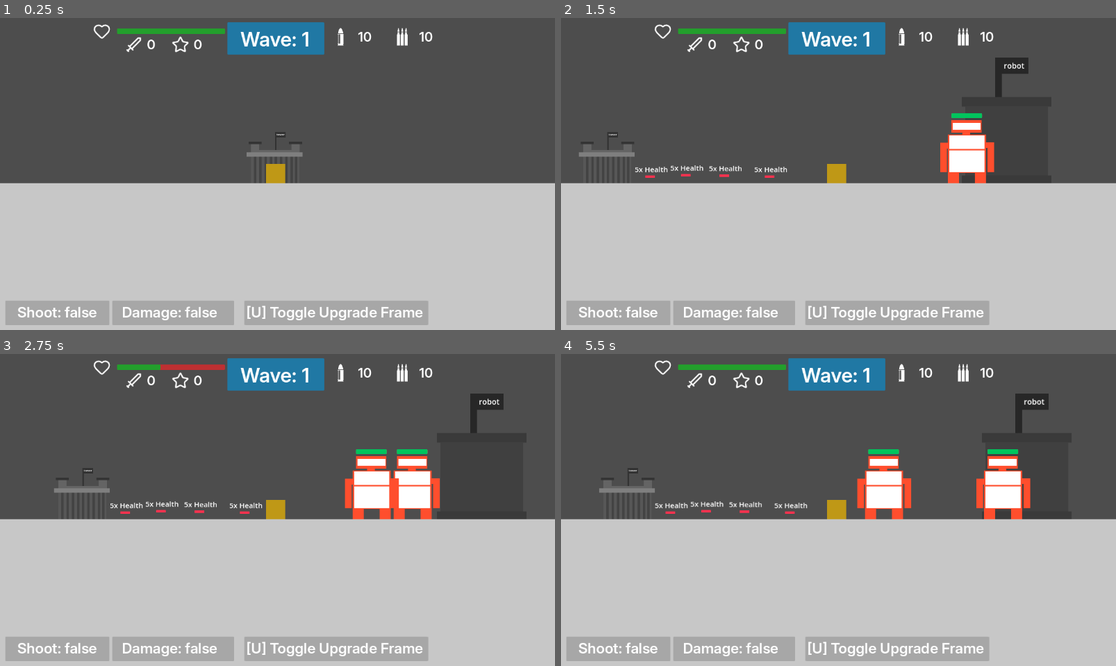
Above: before the commit, frames 1-4 (two rows, left to right).
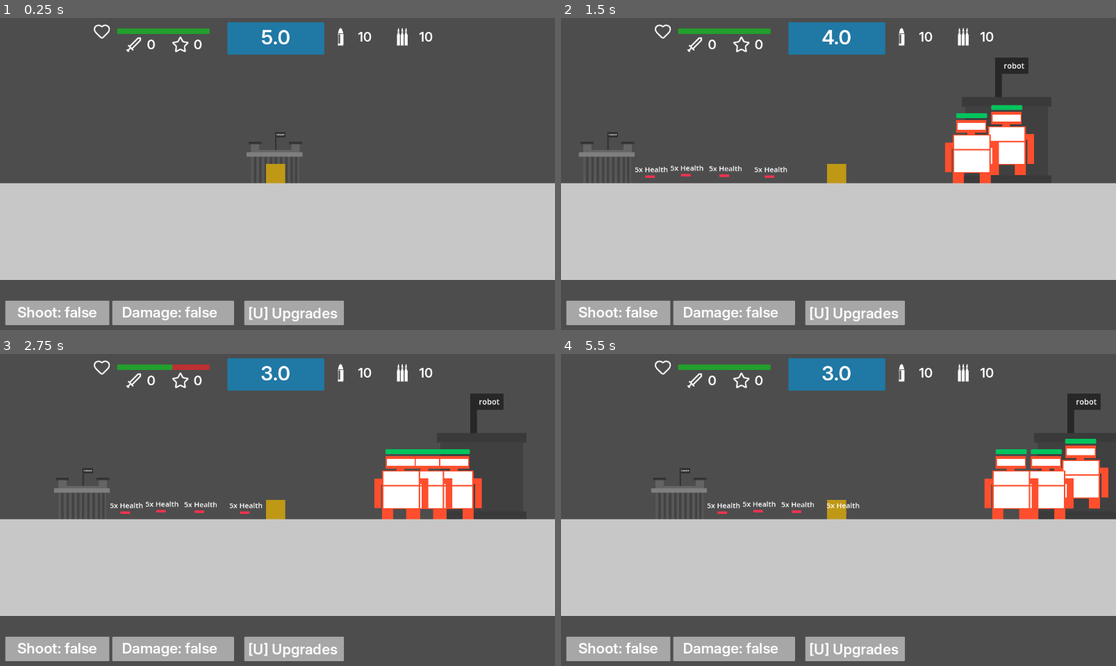
Above: after the commit, the same moments.

Repository: matt-2-dev/demo
Game: Godot game, scene res://scenes/level0.tscn
Two runs of this game, one before a commit and one after it. Both use one fixed random seed, a clock stepped at 60 frames per second and the inputs below.
Inputs (mouse positions are in pixels of both pictures, inside the frame that each line leads up to):
- Up to frame 1 (0.25 s): no input
- Up to frame 2 (1.5 s): tap Enter (ui_accept) at 0.5, 0.77 s; move the mouse to (960, 158) at 0.52 s; hold Right (ui_right) from 0.53 s (still down); move the mouse to (727, 189) at 1.27 s
- Up to frame 3 (2.75 s): tap Enter (ui_accept) at 1.52 s; move the mouse to (333, 441) at 2.02 s; release Right (ui_right) at 2.03 s; hold Left (ui_left) from 2.03 s (still down)
- Up to frame 4 (5.5 s): move the mouse to (810, 572) at 2.77 s; release Left (ui_left) at 2.78 s; hold Right (ui_right) 2.78-4.28 s; tap Enter (ui_accept) at 3.02, 3.77, 4.52 s; move the mouse to (1005, 556) at 3.52 s; move the mouse to (672, 463) at 4.27 s; hold Left (ui_left) 4.28-5.03 s; move the mouse to (866, 510) at 5.02 s; hold Right (ui_right) from 5.03 s (still down)

The runs differ from the first frame. In frame 1, 12% of the frame differs, in the area x 0-100%, y 3-100%; in frame 2, 14%; in frame 3, 16%; in frame 4, 19%.
Error after the commit: Cannot call method 'get_node' on a null value. (res://scripts/gamemanager.gd:39)

Commit message:
sprint 6 (final)

Diff:
--- a/scenes/level0.tscn
+++ b/scenes/level0.tscn
@@ -15,20 +15,12 @@
 [ext_resource type="Texture2D" uid="uid://derusnnqkxsuy" path="res://icons/ui/ammo-icon.png" id="13_pnrra"]
 [ext_resource type="Texture2D" uid="uid://yguy5bgwd44m" path="res://icons/ui/reserve-ammo-icon.png" id="14_yoi1k"]
 [ext_resource type="Texture2D" uid="uid://bf8qboepdyn8v" path="res://icons/ui/upgrade_holder.png" id="15_pnrra"]
-[ext_resource type="Script" uid="uid://ddag7ggl3krly" path="res://scripts/upgrade.gd" id="15_yoi1k"]
+[ext_resource type="Script" uid="uid://ddag7ggl3krly" path="res://scripts/upgrade_manager.gd" id="15_yoi1k"]
 [ext_resource type="Texture2D" uid="uid://cb6w4q3tbeh" path="res://icons/ui/star-plus.png" id="17_5xwn4"]
-[ext_resource type="Script" uid="uid://56padt77tmj5" path="res://scripts/upgrade_manager.gd" id="18_3i82n"]
-
-[sub_resource type="RectangleShape2D" id="RectangleShape2D_evtob"]
-size = Vector2(5288, 2279)
 
 [sub_resource type="LabelSettings" id="LabelSettings_6q6d4"]
 font = ExtResource("5_tcqsn")
 font_size = 30
-
-[sub_resource type="LabelSettings" id="LabelSettings_l3elg"]
-font = ExtResource("5_tcqsn")
-font_size = 41
 
 [sub_resource type="StyleBoxFlat" id="StyleBoxFlat_wetln"]
 bg_color = Color(0.74509805, 0.1882353, 0.19607843, 1)
@@ -51,6 +43,10 @@
 [sub_resource type="LabelSettings" id="LabelSettings_3i82n"]
 font = ExtResource("5_tcqsn")
 font_size = 27
+
+[sub_resource type="LabelSettings" id="LabelSettings_l3elg"]
+font = ExtResource("5_tcqsn")
+font_size = 41
 
 [sub_resource type="LabelSettings" id="LabelSettings_pnrra"]
 font = ExtResource("5_tcqsn")
@@ -73,9 +69,21 @@
 corner_radius_bottom_left = 2
 corner_detail = 2
 
+[sub_resource type="StyleBoxFlat" id="StyleBoxFlat_l1g8i"]
+bg_color = Color(0.47843137, 0.03529412, 0.047058824, 1)
+
+[sub_resource type="StyleBoxFlat" id="StyleBoxFlat_8qpon"]
+bg_color = Color(0.6784314, 0.07058824, 0.08627451, 1)
+
 [sub_resource type="LabelSettings" id="LabelSettings_r2ue6"]
 font_size = 20
 
+[sub_resource type="StyleBoxFlat" id="StyleBoxFlat_3mf5k"]
+bg_color = Color(0.4776305, 0.03555615, 0.047213025, 1)
+
+[sub_resource type="StyleBoxFlat" id="StyleBoxFlat_r2ue6"]
+bg_color = Color(0.6784314, 0.07058824, 0.08627451, 1)
+
 [sub_resource type="StyleBoxFlat" id="StyleBoxFlat_3i82n"]
 bg_color = Color(0.9019608, 0.1254902, 0.13725491, 1)
 
@@ -84,7 +92,13 @@
 font_size = 22
 shadow_size = 0
 
-[node name="Node2D" type="Node2D" unique_id=1893233345 node_paths=PackedStringArray("health_bar", "kill_label", "points_label", "mag_label", "reserve_ammo_label", "debug_shoot_label", "debug_damage_label", "upgrade_ui", "shoot_cooldown_button", "shoot_cooldown_label", "player")]
+[sub_resource type="RectangleShape2D" id="RectangleShape2D_5xwn4"]
+size = Vector2(7642.25, 2578)
+
+[sub_resource type="RectangleShape2D" id="RectangleShape2D_3i82n"]
+size = Vector2(7633, 2586)
+
+[node name="Node2D" type="Node2D" unique_id=1893233345 node_paths=PackedStringArray("health_bar", "kill_label", "points_label", "mag_label", "reserve_ammo_label", "debug_shoot_label", "debug_damage_label", "upgrade_ui", "shoot_cooldown_button", "shoot_cooldown_label", "player_spawn")]
 script = ExtResource("1_gklfi")
 health_bar = NodePath("GameUI/health-bar")
 kill_label = NodePath("GameUI/kills-label")
@@ -96,14 +110,7 @@
 upgrade_ui = NodePath("UpgradeUI")
 shoot_cooldown_button = NodePath("UpgradeUI/upgrade-shoot-cooldown-button")
 shoot_cooldown_label = NodePath("UpgradeUI/shoot-cooldown-stat")
-player = NodePath("CharacterBody2D")
-
-[node name="StaticBody2D" type="StaticBody2D" parent="." unique_id=1622978021]
-collision_layer = 2
-
-[node name="CollisionShape2D" type="CollisionShape2D" parent="StaticBody2D" unique_id=2103379237]
-position = Vector2(617, 1633.5)
-shape = SubResource("RectangleShape2D_evtob")
+player_spawn = NodePath("PlayerSpawn")
 
 [node name="CharacterBody2D" parent="." unique_id=987319902 instance=ExtResource("1_4exd7")]
 top_level = true
@@ -112,6 +119,7 @@
 
 [node name="Camera2D" type="Camera2D" parent="CharacterBody2D" unique_id=66485005]
 position = Vector2(4, 0)
+ignore_rotation = false
 
 [node name="Node2D5" parent="." unique_id=345531923 instance=ExtResource("2_ic6my")]
 position = Vector2(318, 494)
@@ -120,7 +128,7 @@
 offset_left = -2012.0
 offset_top = 494.0
 offset_right = 3279.0
-offset_bottom = 2803.0
+offset_bottom = 695.0
 color = Color(0.781407, 0.781407, 0.78140694, 1)
 
 [node name="DebugUI" type="CanvasLayer" parent="." unique_id=1653886899]
@@ -166,6 +174,7 @@
 spawn_points = [NodePath("../LootPoints/Point1"), NodePath("../LootPoints/Point2"), NodePath("../LootPoints/Point3"), NodePath("../LootPoints/Point4")]
 
 [node name="LootPoints" type="Node2D" parent="." unique_id=1523347074]
+visible = false
 
 [node name="Point1" type="Marker2D" parent="LootPoints" unique_id=24834021]
 position = Vector2(405, 473)
@@ -185,26 +194,17 @@
 
 [node name="GameUI" type="CanvasLayer" parent="." unique_id=604225772]
 
-[node name="wave-label-holder" type="TextureRect" parent="GameUI" unique_id=869718345]
+[node name="time-label-holder" type="TextureRect" parent="GameUI" unique_id=869718345]
 offset_left = 472.0
 offset_top = 9.0
 offset_right = 673.0
 offset_bottom = 76.0
 texture = ExtResource("8_tcqsn")
 
-[node name="Label" type="Label" parent="GameUI/wave-label-holder" unique_id=133157022]
-layout_mode = 0
-offset_left = 27.0
-offset_top = 10.0
-offset_right = 180.0
-offset_bottom = 60.0
-text = "Wave: 1"
-label_settings = SubResource("LabelSettings_l3elg")
-
 [node name="health-bar" type="ProgressBar" parent="GameUI" unique_id=718607118]
 offset_left = 243.0
 offset_top = 22.0
-offset_right = 467.0
+offset_right = 435.0
 offset_bottom = 33.0
 theme_override_styles/background = SubResource("StyleBoxFlat_wetln")
 theme_override_styles/fill = SubResource("StyleBoxFlat_ooohs")
@@ -282,28 +282,34 @@
 text = "10"
 label_settings = SubResource("LabelSettings_3i82n")
 
-[node name="TextureRect" type="TextureRect" parent="GameUI" unique_id=1740417410]
+[node name="upgrade-label-holder" type="TextureRect" parent="GameUI" unique_id=1740417410]
 offset_left = 507.0
 offset_top = 587.0
-offset_right = 889.0
+offset_right = 714.0
 offset_bottom = 638.0
 texture = ExtResource("5_wrnl3")
 
 [node name="damage-label2" type="Label" parent="GameUI" unique_id=886814961]
-offset_left = 511.0
-offset_top = 592.0
-offset_right = 716.0
-offset_bottom = 634.0
-text = "[U] Toggle Upgrade Frame"
+offset_left = 515.0
+offset_top = 594.0
+offset_right = 714.0
+offset_bottom = 636.0
+text = "[U] Upgrades"
 label_settings = SubResource("LabelSettings_6q6d4")
 
-[node name="UpgradeUI" type="CanvasLayer" parent="." unique_id=1804754877 node_paths=PackedStringArray("shoot_cooldown_upgrade", "point_per_kill_upgrade", "point_per_kill_stat", "shoot_cooldown_stat")]
+[node name="timer-label" type="Label" parent="GameUI" unique_id=133157022]
+offset_left = 513.0
+offset_top = 15.0
+offset_right = 631.0
+offset_bottom = 65.0
+text = "1:00"
+label_settings = SubResource("LabelSettings_l3elg")
+horizontal_alignment = 1
+vertical_alignment = 1
+
+[node name="UpgradeUI" type="CanvasLayer" parent="." unique_id=1804754877]
 visible = false
 script = ExtResource("15_yoi1k")
-shoot_cooldown_upgrade = NodePath("upgrade-shoot-cooldown-button")
-point_per_kill_upgrade = NodePath("upgrade-point-per-kill-button")
-point_per_kill_stat = NodePath("point-per-kill-stat")
-shoot_cooldown_stat = NodePath("shoot-cooldown-stat")
 
 [node name="frame-holder" type="TextureRect" parent="UpgradeUI" unique_id=1492905774]
 offset_left = 299.0
@@ -378,6 +384,8 @@
 offset_right = 521.0
 offset_bottom = 429.0
 theme_override_styles/normal = SubResource("StyleBoxFlat_5xwn4")
+theme_override_styles/pressed = SubResource("StyleBoxFlat_l1g8i")
+theme_override_styles/hover = SubResource("StyleBoxFlat_8qpon")
 
 [node name="shoot-cooldown-text2" type="Label" parent="UpgradeUI" unique_id=1629261241]
 offset_left = 335.0
@@ -393,6 +401,8 @@
 offset_right = 792.0
 offset_bottom = 430.0
 theme_override_styles/normal = SubResource("StyleBoxFlat_5xwn4")
+theme_override_styles/pressed = SubResource("StyleBoxFlat_3mf5k")
+theme_override_styles/hover = SubResource("StyleBoxFlat_r2ue6")
 
 [node name="shoot-cooldown-text4" type="Label" parent="UpgradeUI" unique_id=1179401314]
 offset_left = 606.0
@@ -417,9 +427,27 @@
 text = "[ESC] Exit"
 label_settings = SubResource("LabelSettings_l1g8i")
 
-[node name="UpgradeManager" type="Node2D" parent="." unique_id=1616191906]
-script = ExtResource("18_3i82n")
+[node name="GameTimer" type="Timer" parent="." unique_id=1562646710]
+wait_time = 5.0
+
+[node name="PlayerSpawn" type="Marker2D" parent="." unique_id=1356912008]
+position = Vector2(315, 455)
+
+[node name="StaticBody2D" type="StaticBody2D" parent="." unique_id=820828298]
+collision_layer = 3
+
+[node name="CollisionShape2D" type="CollisionShape2D" parent="StaticBody2D" unique_id=325762468]
+position = Vector2(318, 1783)
+shape = SubResource("RectangleShape2D_5xwn4")
+
+[node name="Area2D" type="Area2D" parent="." unique_id=126961748]
+
+[node name="CollisionShape2D" type="CollisionShape2D" parent="Area2D" unique_id=160171759]
+position = Vector2(313.5, 1786)
+shape = SubResource("RectangleShape2D_3i82n")
 
 [connection signal="pressed" from="UpgradeUI/upgrade-shoot-cooldown-button" to="UpgradeUI" method="_upgrade_shoot_cooldown"]
 [connection signal="pressed" from="UpgradeUI/upgrade-point-per-kill-button" to="UpgradeUI" method="_upgrade_point_per_kill"]
 [connection signal="pressed" from="UpgradeUI/upgrade-close" to="UpgradeUI" method="_exit"]
+[connection signal="timeout" from="GameTimer" to="." method="_game_time_over"]
+[connection signal="area_entered" from="Area2D" to="." method="_bullet_floor_touch"]
--- a/scenes/player.tscn
+++ b/scenes/player.tscn
@@ -39,7 +39,7 @@
 shape = SubResource("RectangleShape2D_g2els")
 
 [node name="DamageCooldown" type="Timer" parent="." unique_id=794294063]
-wait_time = 0.6
+wait_time = 0.4
 
 [node name="ShootCooldown" type="Timer" parent="." unique_id=1416932100]
 wait_time = 0.25
--- a/scenes/robot.tscn
+++ b/scenes/robot.tscn
@@ -1,7 +1,6 @@
 [gd_scene format=3 uid="uid://rh72uciyx4b8"]
 
 [ext_resource type="Script" uid="uid://d10ukrvhumdbg" path="res://scripts/robot.gd" id="1_br0rw"]
-[ext_resource type="PackedScene" uid="uid://dlbbmsoqyym3j" path="res://scenes/lootdrop.tscn" id="2_ykvnc"]
 
 [sub_resource type="RectangleShape2D" id="RectangleShape2D_ykvnc"]
 size = Vector2(124, 135)
@@ -30,7 +29,6 @@
 collision_mask = 2
 script = ExtResource("1_br0rw")
 health_bar = NodePath("Control/ProgressBar")
-loot_scene = ExtResource("2_ykvnc")
 
 [node name="ColorRect" type="ColorRect" parent="." unique_id=2092103073]
 offset_left = -39.0
--- a/scenes/robot_spawner.tscn
+++ b/scenes/robot_spawner.tscn
@@ -10,6 +10,7 @@
 robot = ExtResource("2_6v6yy")
 
 [node name="Timer" type="Timer" parent="." unique_id=808558959]
+wait_time = 0.7
 autostart = true
 
 [node name="Floor3" type="ColorRect" parent="." unique_id=998335602]
--- a/scripts/gamemanager.gd
+++ b/scripts/gamemanager.gd
@@ -17,12 +17,13 @@
 @export var damage: bool
 @export var shoot: bool
 # Export Variables for CharacterBody2D
-@export var player: CharacterBody2D
+var player
+var player_scene = load("res://scenes/player.tscn")
+@export var player_spawn: Marker2D
 # Functions
-func _process(delta: float) -> void:
-	# this will be used for the winning scene with a timer being added at the top hopefully godot doesnt annoy me with it
-	pass
 func _ready():
+	player = get_tree().get_root().get_node("CharacterBody2D")
+	get_tree().current_scene.get_node("GameTimer").start()
 	#export variables
 	GameManager.health_bar = $"GameUI/health-bar"
 	GameManager.points_label = $"GameUI/points-label"
@@ -34,7 +35,25 @@
 	GameManager.shoot_cooldown_button = $"UpgradeUI/upgrade-shoot-cooldown-button"
 	GameManager.shoot_cooldown_label = $"UpgradeUI/shoot-cooldown-stat"
 	GameManager.player = $CharacterBody2D
-# // Points
+func _process(delta: float) -> void:
+	get_tree().current_scene.get_node("GameUI").get_node("timer-label").text = str(ceil(get_tree().current_scene.get_node("GameTimer").time_left))
+	pass
+
+# // Player Respawn
+func respawn_player():
+	var old_player = get_node_or_null("CharacterBody2D")
+	if old_player:
+		old_player.queue_free()
+	var new_player = player_scene.instantiate()
+	var new_camera = Camera2D.new()
+	new_camera.zoom = Vector2(1,1)
+	new_camera.position = Vector2(4,0)
+	new_camera.enabled = true
+	new_player.add_child(new_camera)
+	new_player.position = player_spawn.position
+	new_player.name = "CharacterBody2D"
+	GameManager.player = new_player
+	add_child(new_player)
 func give_point(amount) -> void:
 	#normal
 	player.points += amount
@@ -96,3 +115,12 @@
 			"item": item,
 			"amount": amount
 		}
+
+func _game_time_over() -> void:
+	GameManager.give_point(20)
+	respawn_player()
+
+
+func _bullet_floor_touch(area: Area2D) -> void:
+	if area.is_in_group("bullet"):
+		area.queue_free()
--- a/scripts/lootdrop.gd
+++ b/scripts/lootdrop.gd
@@ -2,7 +2,6 @@
 
 @export var loot_type: String = "Ammo"
 @export var amount: int = 1
-@export var player: CharacterBody2D
 var loot_spawner
 var gm
 var debugUI
@@ -12,11 +11,13 @@
 	gm = get_tree().get_root().get_node("Node2D")
 	debugUI = get_tree().get_root().get_node("Node2D/DebugUI")
 	gameUI = get_tree().get_root().get_node("Node2D/GameUI")
-	player = get_tree().get_first_node_in_group("player")
 	loot_spawner = get_tree().get_root().get_node("Node2D/LootSpawner")
 
 func _lootdrop_enter(area: Area2D) -> void:
 	if area.is_in_group("player"):
+		var player = get_tree().get_first_node_in_group("player")
+		if not is_instance_valid(player):
+			return
 		var loot_text = $"loot-label-holder/loot-text"
 		var loot = gm.get_loot(loot_text)
 		if loot.item == "Health":
--- a/scripts/player.gd
+++ b/scripts/player.gd
@@ -59,7 +59,7 @@
 			reload()
 	# UPGRADE UI
 	if Input.is_action_just_pressed("ui_upgrade"):
-		GameManager.upgrade_ui.visible = !GameManager.upgrade_ui.visible
+		GameManager.upgrade_ui.visible = true
 func reload():
 	var mag_limit = 10
 	var needed = mag_limit - ammo
--- a/scripts/robot.gd
+++ b/scripts/robot.gd
@@ -1,32 +1,33 @@
 extends CharacterBody2D
 
-@export var max_speed := 250.0
+@export var max_speed := 105.0
 @export var acceleration := 800.0
 @export var gravity := 1200.0
 @export var health_bar: ProgressBar
-@export var loot_scene: PackedScene
 var health = 3
-var player
 var gm
 var gameUI
 
 func _ready():
-	player = get_tree().get_first_node_in_group("player")
-	gm = GameManager
 	gameUI = get_tree().get_root().get_node("Node2D/GameUI")
 	add_to_group("enemy")
 	health_bar.value = 3
 func drop_ammo():
-	gm.give_ammo(floor(randi_range(3, 4)))
+	GameManager.give_ammo(5)
 func drop_points():
-	gm.give_point(1)
+	GameManager.give_point(1)
 func _physics_process(delta):
-	if player == null:
+	var player = get_tree().get_first_node_in_group("player")
+	if not is_instance_valid(player):
 		return
 	if not is_on_floor():
 		velocity.y += gravity * delta
 	var direction = (player.global_position - global_position).normalized()
-	velocity.x = move_toward(velocity.x, direction.x * max_speed, acceleration * delta)
+	velocity.x = move_toward(
+		velocity.x,
+		direction.x * max_speed,
+		acceleration * delta
+	)
 	move_and_slide()
 func _bullet_hit(area: Area2D) -> void:
 	if area.is_in_group("bullet"):
--- a/scripts/tower.gd
+++ b/scripts/tower.gd
@@ -1,4 +1,4 @@
 extends Node2D
 
 func _touch(area: Area2D) -> void:
-		print("tower touched")
+	print(1)
--- a/scripts/upgrade.gd
+++ /dev/null
@@ -1,26 +0,0 @@
-extends CanvasLayer
-
-@export var shoot_cooldown_upgrade: Button
-@export var point_per_kill_upgrade: Button
-@export var point_per_kill_stat: Label
-@export var shoot_cooldown_stat: Label
-var player
-# player stats
-var ammo
-var reserve_ammo
-var points
-var health
-
-func _ready():
-	player = get_node("../CharacterBody2D")
-	ammo = player.ammo
-	reserve_ammo = player.reserve_ammo
-	points = player.points
-	health = player.health
-# upgrade shoot cooldown button
-func _upgrade_shoot_cooldown() -> void:
-	print("button for upgrade shoot cooldown is pressed :0")
-func _upgrade_point_per_kill() -> void:
-	print("you press")
-func _exit() -> void:
-	visible = false
--- a/scripts/upgrade_manager.gd
+++ b/scripts/upgrade_manager.gd
@@ -1,4 +1,5 @@
-extends Node2D
+extends CanvasLayer
+
 # cooldown export vars
 @export var shoot_cooldown:Timer
 @export var point_per_kill_cooldown: int
@@ -7,17 +8,21 @@
 # actual vars
 var shoot_cooldown_base_price = 5
 var point_per_kill_base_price = 7
-var Player
-# functions
+var player
+
 func _ready():
-	Player = get_tree().get_first_node_in_group("player")
-func _upgrade_shoot_cooldown():
-	if (Player.points >= shoot_cooldown_price):
-		print("can upgrade")
-	else:
-		print("nope")
-func _upgrade_points_per_kill_cooldown():
-	if (Player.points >= point_per_kill_price):
-		print("can upgrade")
-	else:
-		print("nope")
+	player = get_node("../CharacterBody2D")
+	#ammo = player.ammo
+	#reserve_ammo = player.reserve_ammo
+	#points = player.points
+	#health = player.health
+# upgrade shoot cooldown button
+func _process(delta: float) -> void:
+	if Input.is_action_just_pressed("ui_exit"):
+		visible = false
+func _upgrade_shoot_cooldown() -> void:
+	print("button for upgrade shoot cooldown is pressed :0")
+func _upgrade_point_per_kill() -> void:
+	print("button for upgrade point per kill is pressed :0")
+func _exit() -> void:
+	visible = false
Not shown, removed: scripts/upgrade.gd.uid
Not shown, changed: scripts/upgrade_manager.gd.uid
